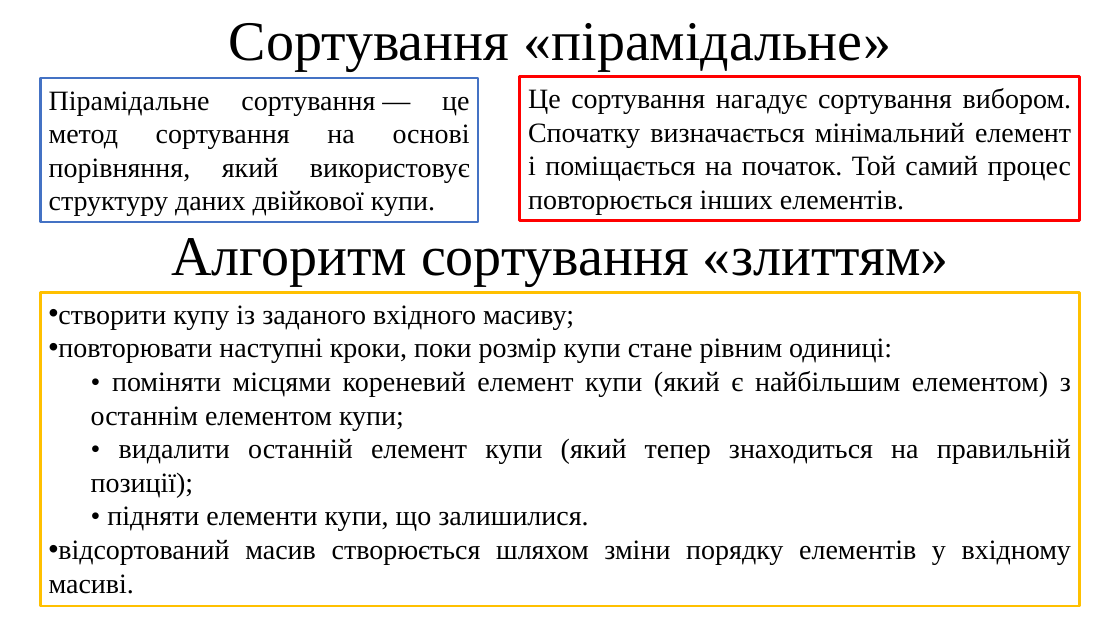
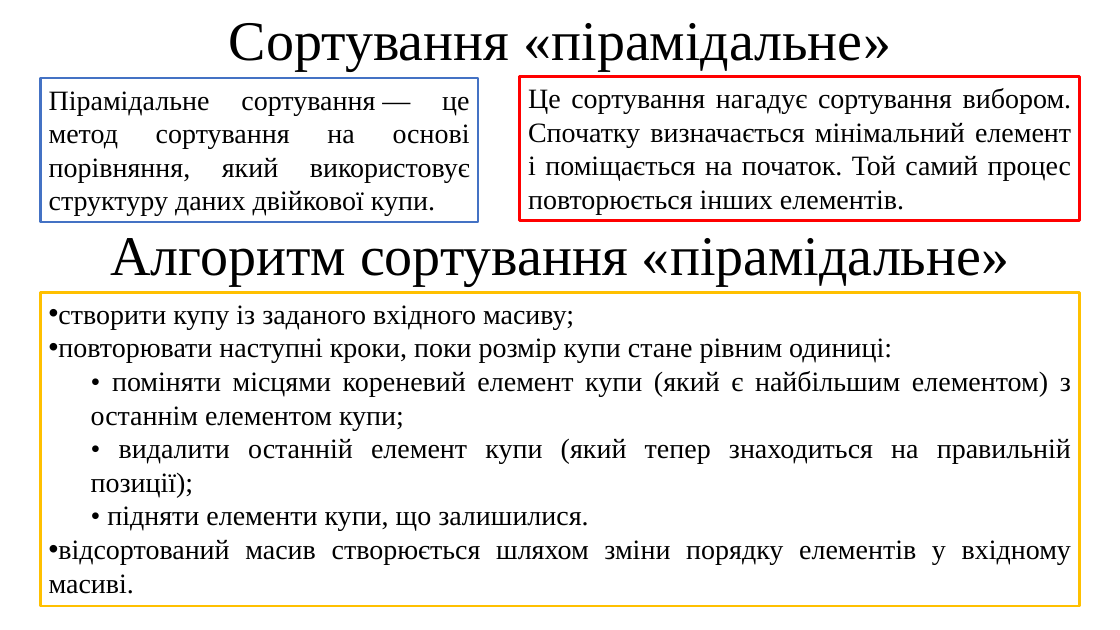
Before and after one commit to arg3ntuum/JavaCourse, a slide deck: slide 19 of Java Урок 8 Масиви. Алгоритми сортування.pptx (slide 20 before the commit). Drawn at 1120x630 pixels with LibreOffice and Linux fonts; fonts in the diff are those of the drawing. Boxes give left, top, right and bottom in pixels: in the first picture for what was removed or moved away, otherwise in the second. Text is boxed around its words. In the diff, an @@ line names an element or a change of style, - is before the commit and + after.

```diff
--- a/Java Урок 8 Масиви. Алгоритми сортування.pptx
+++ b/Java Урок 8 Масиви. Алгоритми сортування.pptx
@@ text at bbox=[110, 238, 1009, 285]: text changed @@
-Алгоритм сортування «злиттям»
+Алгоритм сортування «пірамідальне»
```
Also in this commit, not shown: 1 slide removed, 10 other files.
